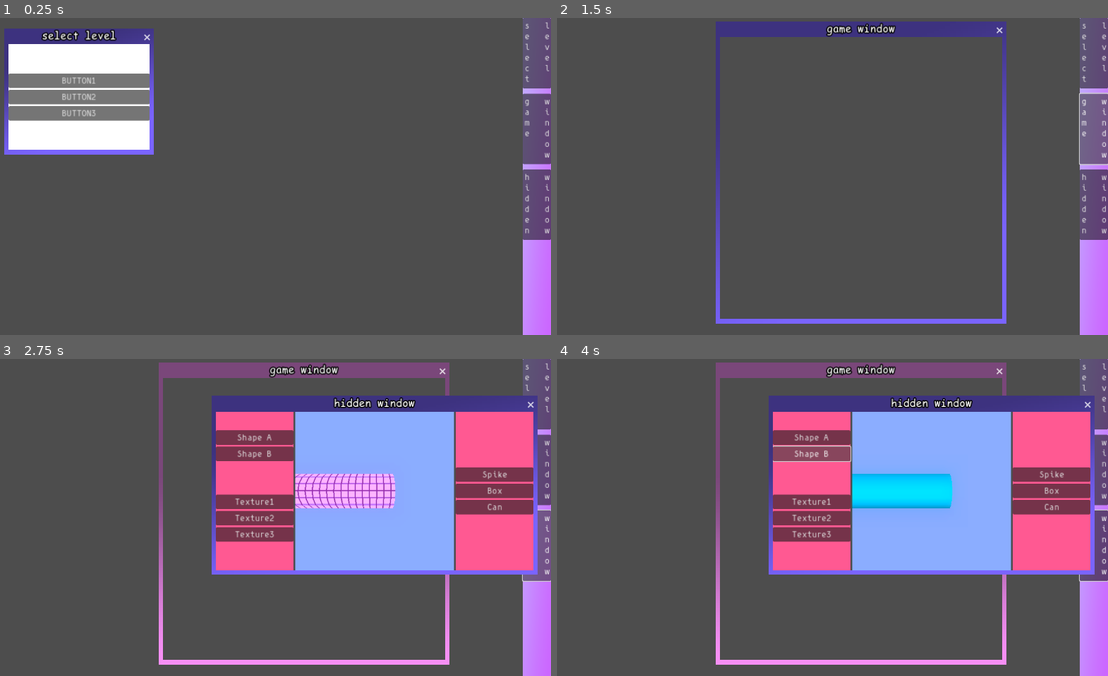
Above: before the commit, frames 1-4 (two rows, left to right).
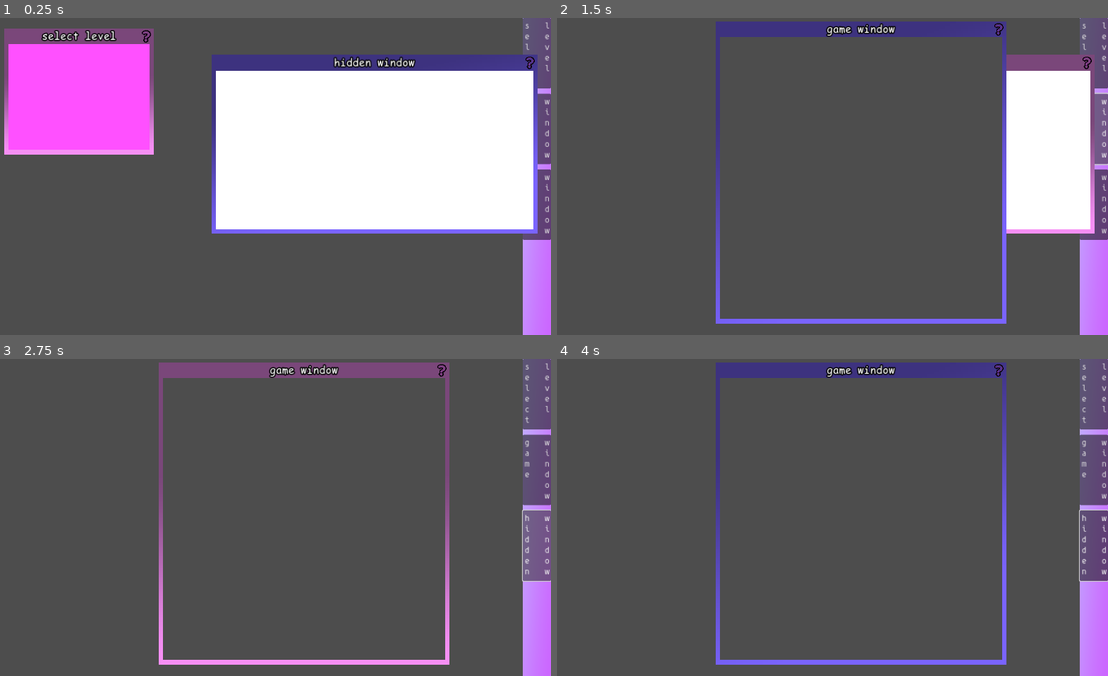
Above: after the commit, the same moments.

Repository: ktosox/GWJ77-Metamorphosis
Game: Godot game, scene res://game.tscn
Same seed, same stepped clock (60 frames per second), same inputs: the game is played once before the commit and once after it.
Inputs (mouse positions are in pixels of both pictures, inside the frame that each line leads up to):
- Up to frame 1 (0.25 s): no input
- Up to frame 2 (1.5 s): click "s l e e l v e e c l t" at 0.5 s; click "g w a i m n e d o w" at 1.25 s
- Up to frame 3 (2.75 s): click "h w i i d n d d e o n w" at 2 s
- Up to frame 4 (4 s): click (810, 438) at 2.75 s, where only the run before the commit has a clickable "Shape A"; click (810, 454) at 3.5 s, where only the run before the commit has a clickable "Shape B"

The runs differ from the first frame. In frame 1, 44% of the frame differs, in the area x 0-98%, y 3-68%; in frame 2, 9.1%; in frame 3, 33%; in frame 4, 37%.

Commit message:
re-placed window closing with a special tutorail mode

Diff:
--- a/Game/game.gd
+++ b/Game/game.gd
@@ -1,4 +1,6 @@
 extends Control
+
+
 
 
 # Called when the node enters the scene tree for the first time.
@@ -43,10 +45,6 @@
 
 # WINDOW MINIMAZING STUFF
 
-func _on_select_level_close_requested() -> void:
-	$SelectLevel.visible = false
-
-	pass # Replace with function body.
 
 
 func _on_select_level_button_pressed() -> void:
@@ -55,9 +53,6 @@
 	pass # Replace with function body.
 
 
-func _on_game_window_close_requested() -> void:
-	$GameWindow.visible = false
-	pass # Replace with function body.
 
 
 func _on_game_window_button_pressed() -> void:
@@ -69,8 +64,3 @@
 func _on_hidden_window_button_pressed() -> void:
 	$HiddenWindow.visible = !$HiddenWindow.visible
 	pass # Replace with function body.
-
-
-func _on_hidden_window_close_requested() -> void:
-	$HiddenWindow.visible = false
-	pass # Replace with function body.
--- a/Game/game.tscn
+++ b/Game/game.tscn
@@ -117,6 +117,7 @@
 position = Vector2i(50, 60)
 size = Vector2i(320, 240)
 script = ExtResource("3_mw1gv")
+tutorial_scene = NodePath("TutorialGoesHere")
 
 [node name="ColorRect" type="ColorRect" parent="SelectLevel"]
 anchors_preset = 15
@@ -146,20 +147,35 @@
 layout_mode = 2
 text = "BUTTON3"
 
+[node name="TutorialGoesHere" type="ColorRect" parent="SelectLevel"]
+anchors_preset = 15
+anchor_right = 1.0
+anchor_bottom = 1.0
+grow_horizontal = 2
+grow_vertical = 2
+color = Color(1, 0.313726, 1, 1)
+
 [node name="HiddenWindow" type="Window" parent="."]
 auto_translate_mode = 1
 title = "hidden window"
 position = Vector2i(520, 120)
 size = Vector2i(720, 360)
-visible = false
 unresizable = true
 script = ExtResource("3_mw1gv")
+tutorial_scene = NodePath("TutorialWindow")
 
 [node name="PlayerConstruction" parent="HiddenWindow" instance=ExtResource("1_wgv3v")]
 anchors_preset = 15
 anchor_right = 1.0
 anchor_bottom = 1.0
 offset_right = 0.0
+
+[node name="TutorialWindow" type="ColorRect" parent="HiddenWindow"]
+anchors_preset = 15
+anchor_right = 1.0
+anchor_bottom = 1.0
+grow_horizontal = 2
+grow_vertical = 2
 
 [node name="GameWindow" type="Window" parent="."]
 title = "game window"
@@ -174,9 +190,6 @@
 [connection signal="pressed" from="PanelTexture/Layout/SelectLevelButton" to="." method="_on_select_level_button_pressed"]
 [connection signal="pressed" from="PanelTexture/Layout/GameWindowButton" to="." method="_on_game_window_button_pressed"]
 [connection signal="pressed" from="PanelTexture/Layout/HiddenWindowButton" to="." method="_on_hidden_window_button_pressed"]
-[connection signal="close_requested" from="SelectLevel" to="." method="_on_select_level_close_requested"]
 [connection signal="pressed" from="SelectLevel/ColorRect/VBoxContainer/Button1" to="." method="_on_button_1_pressed"]
 [connection signal="pressed" from="SelectLevel/ColorRect/VBoxContainer/Button2" to="." method="_on_button_2_pressed"]
 [connection signal="pressed" from="SelectLevel/ColorRect/VBoxContainer/Button3" to="." method="_on_button_3_pressed"]
-[connection signal="close_requested" from="HiddenWindow" to="." method="_on_hidden_window_close_requested"]
-[connection signal="close_requested" from="GameWindow" to="." method="_on_game_window_close_requested"]
--- a/Game/interface/main_theme.tres
+++ b/Game/interface/main_theme.tres
@@ -1,19 +1,23 @@
-[gd_resource type="Theme" load_steps=5 format=3 uid="uid://dbotcsipmht72"]
+[gd_resource type="Theme" load_steps=7 format=3 uid="uid://dbotcsipmht72"]
 
 [ext_resource type="StyleBox" uid="uid://b643uoxsfu6y5" path="res://resources/interface_theme/window_border_focused.tres" id="1_1aqhb"]
 [ext_resource type="FontFile" uid="uid://b78omn5loj8l7" path="res://resources/fonts/simply_mono_2/SimplyMono-Book.ttf" id="1_1mfeb"]
 [ext_resource type="FontFile" uid="uid://bels28mhb7p0e" path="res://resources/fonts/koomik_mono/KoomikMono-Regular.otf" id="1_ifgcg"]
 [ext_resource type="StyleBox" uid="uid://cxrhqx3jk4p3j" path="res://resources/interface_theme/window_border_unfocused.tres" id="2_dw5w7"]
+[ext_resource type="Texture2D" uid="uid://b05syjtopefmg" path="res://interface/question_mark3.png" id="3_4lh28"]
+[ext_resource type="Texture2D" uid="uid://cxxpl24vp2nd8" path="res://interface/question_mark4.png" id="4_e8h3x"]
 
 [resource]
 Button/font_sizes/font_size = 19
 Button/fonts/font = ExtResource("1_1mfeb")
 Window/colors/title_color = Color(1, 1, 1, 1)
-Window/constants/close_h_offset = 14
-Window/constants/close_v_offset = 24
-Window/constants/title_height = 44
+Window/constants/close_h_offset = 24
+Window/constants/close_v_offset = 34
+Window/constants/title_height = 42
 Window/constants/title_outline_size = 10
 Window/font_sizes/title_font_size = 24
 Window/fonts/title_font = ExtResource("1_ifgcg")
+Window/icons/close = ExtResource("3_4lh28")
+Window/icons/close_pressed = ExtResource("4_e8h3x")
 Window/styles/embedded_border = ExtResource("1_1aqhb")
 Window/styles/embedded_unfocused_border = ExtResource("2_dw5w7")
--- a/Game/interface/window.gd
+++ b/Game/interface/window.gd
@@ -1,6 +1,9 @@
 extends Window
 
+@export var tutorial_scene : NodePath
 
+func _ready() -> void:
+	connect("close_requested",Callable(self,"_on_close_requested"))
 
 func _process(delta: float) -> void:
 	position.x = clampi(position.x,10,1200)
@@ -16,3 +19,8 @@
 func _on_focus_exited() -> void:
 	set_process(false)
 	pass # Replace with function body.
+
+
+func _on_close_requested() -> void:
+	get_node(tutorial_scene).visible = !get_node(tutorial_scene).visible
+	pass # Replace with function body.
--- a/Game/interface/window.tscn
+++ b/Game/interface/window.tscn
@@ -10,5 +10,6 @@
 theme = ExtResource("1_vdb7k")
 script = ExtResource("2_y41sf")
 
+[connection signal="close_requested" from="." to="." method="_on_close_requested"]
 [connection signal="focus_entered" from="." to="." method="_on_focus_entered"]
 [connection signal="focus_exited" from="." to="." method="_on_focus_exited"]
--- a/Game/level/segments/segment_base.tscn
+++ b/Game/level/segments/segment_base.tscn
@@ -1,8 +1,7 @@
-[gd_scene load_steps=5 format=3 uid="uid://be5e44tl4ldbh"]
+[gd_scene load_steps=4 format=3 uid="uid://be5e44tl4ldbh"]
 
 [ext_resource type="ArrayMesh" uid="uid://dbe0eus01m6di" path="res://experimental/normal_segment_mesh.tres" id="1_wwuiy"]
 [ext_resource type="Material" uid="uid://bvk5s1dxyg8go" path="res://level/segments/world1/vapor1_material.tres" id="2_3r16o"]
-[ext_resource type="PackedScene" uid="uid://bibr0jwrfulir" path="res://level/features/bubble_generator.tscn" id="3_nqlj7"]
 
 [sub_resource type="BoxShape3D" id="BoxShape3D_pfy5q"]
 size = Vector3(4, 17, 1)
@@ -53,6 +52,3 @@
 
 [node name="CollisionShape3D2" type="CollisionShape3D" parent="Wall2"]
 shape = SubResource("BoxShape3D_pfy5q")
-
-[node name="BubbleGenerator" parent="." instance=ExtResource("3_nqlj7")]
-transform = Transform3D(1, 0, 0, 0, 1, 0, 0, 0, 1, -1.83101, -8.01208, -1.02755)
Binary file added: Game/interface/question_mark1.png
Not shown, added: Game/interface/question_mark1.png.import
Binary file added: Game/interface/question_mark2.png
Not shown, added: Game/interface/question_mark2.png.import
Binary file added: Game/interface/question_mark3.png
Not shown, added: Game/interface/question_mark3.png.import
Binary file added: Game/interface/question_mark4.png
Not shown, added: Game/interface/question_mark4.png.import
Not shown, added: question_mark.xcf
